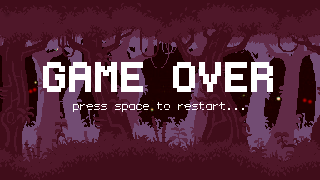
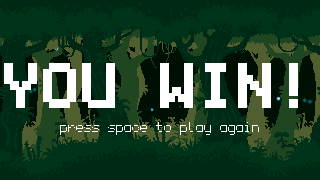
Comparing the layer stacks of the two 320x180 images. Changes:
removed layer "press space to restart..." over [73, 102, 244, 112]
renamed "GAME OVER" to "YOU WIN! ...", painted on it over [4, 62, 298, 135]
painted on "Pasted Layer" over [0, 0, 320, 180]
